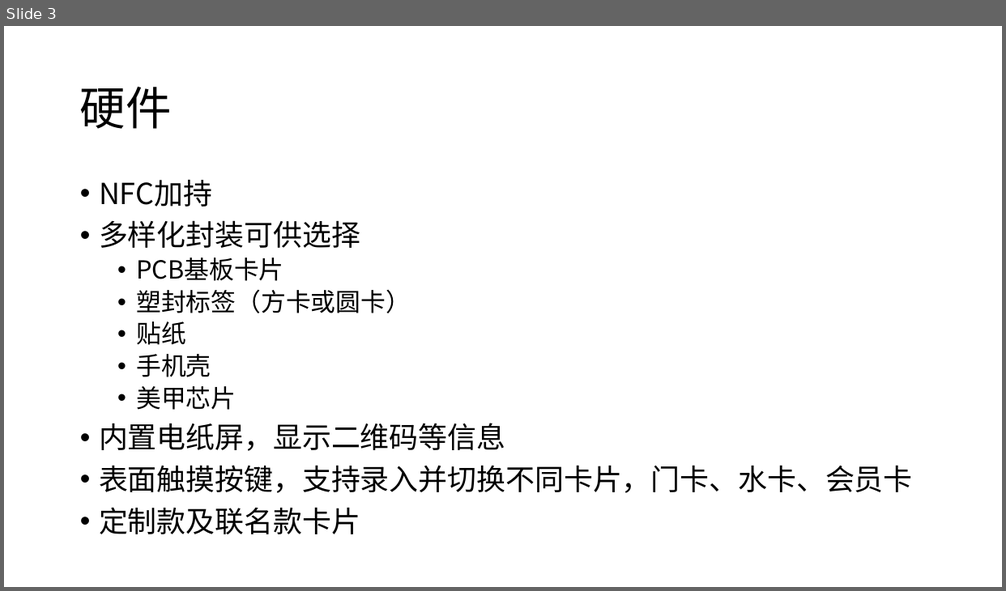
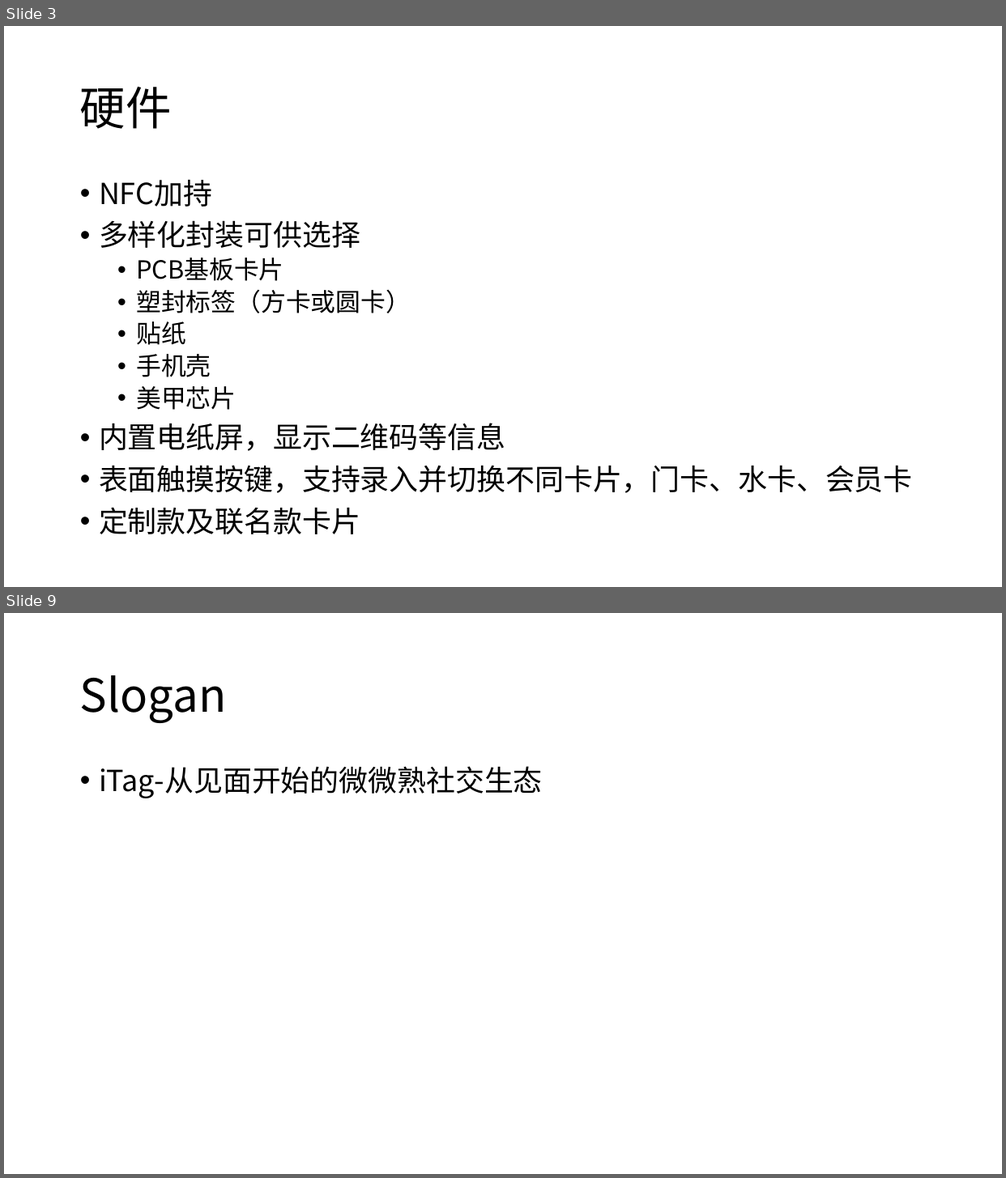
Before and after one commit to TingliangZhang/girlsday2021, a slide deck: LaunchEvent/2021FutureInteractionSpacialEvent.pptx. Shown one above the other, each under a label of ours: slide 3 before the commit, slides 3 and 9 after it; the slides between them are not shown. The pictures are 1006x591 and 1006x1178 pixels, drawn with LibreOffice and Linux fonts; fonts in the diff are those of the drawing. Boxes give left, top, right and bottom in pixels: in the first picture for what was removed or moved away, otherwise in the second. Text is boxed around its words. In the diff, an @@ line names an element or a change of style, - is before the commit and + after.

```diff
--- a/LaunchEvent/2021FutureInteractionSpacialEvent.pptx
+++ b/LaunchEvent/2021FutureInteractionSpacialEvent.pptx
@@ slide 9 added at (4,613,1002,1174), background #FFFFFF @@
@@ title added at (80,675,227,723), 44 pt, text #000000 @@
+Slogan
@@ text added at (99,766,543,798), 28 pt, text #000000 @@
+• iTag-从见面开始的微微熟社交生态
```
Also in this commit, not shown: 4 slides changed, 2 other slides added, 3 slides removed.
